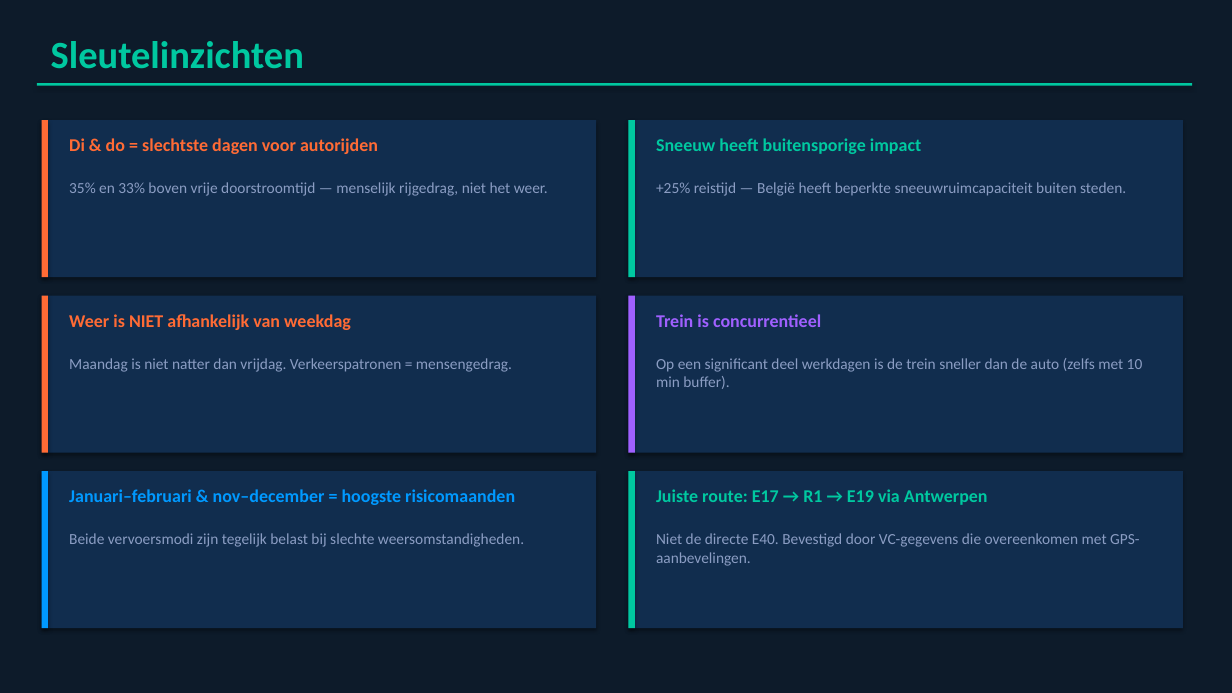
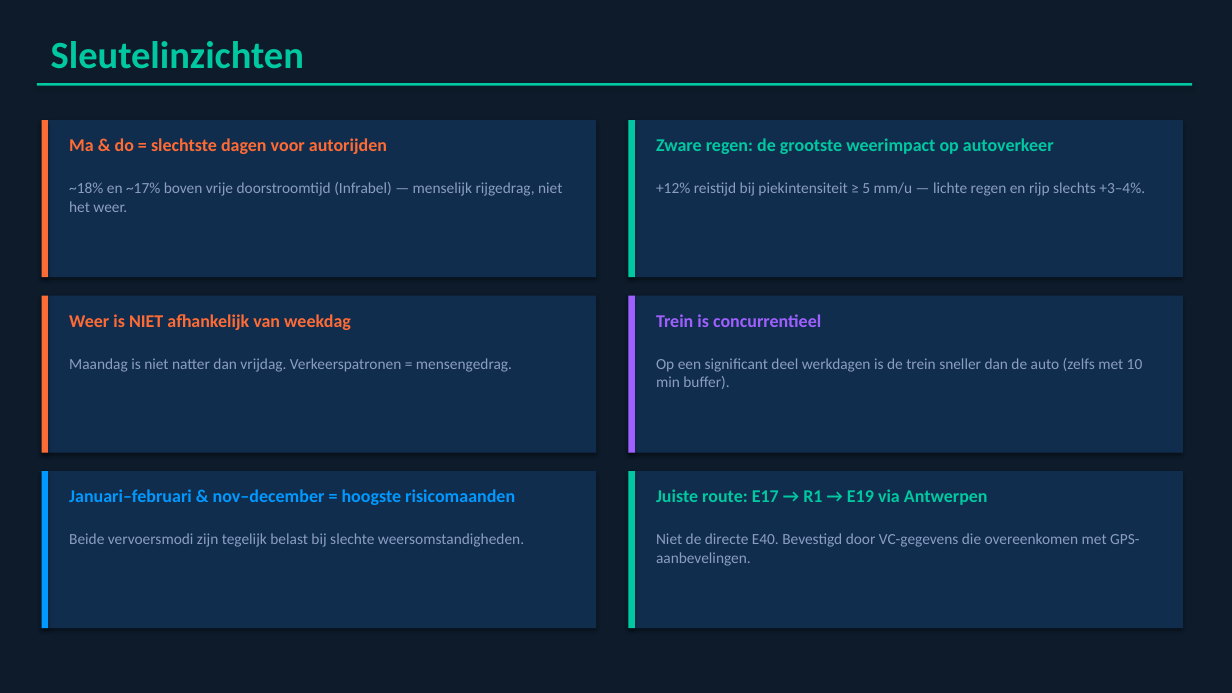
Before and after one commit to MaximeMylle/trafic_forecast_datascience, a slide deck: slide 19 of Gent_Mechelen_Presentatie.pptx (slide 18 before the commit). Drawn at 1232x693 pixels with LibreOffice and Linux fonts; fonts in the diff are those of the drawing. Boxes give left, top, right and bottom in pixels: in the first picture for what was removed or moved away, otherwise in the second. Text is boxed around its words. In the diff, an @@ line names an element or a change of style, - is before the commit and + after.

```diff
--- a/Gent_Mechelen_Presentatie.pptx
+++ b/Gent_Mechelen_Presentatie.pptx
@@ text at (69, 138, 387, 154): text changed @@
-Di & do = slechtste dagen voor autorijden
+Ma & do = slechtste dagen voor autorijden
@@ text at (656, 138, 1054, 154): text changed @@
-Sneeuw heeft buitensporige impact
+Zware regen: de grootste weerimpact op autoverkeer
@@ text at (69, 182, 562, 212): text changed @@
-35% en 33% boven vrije doorstroomtijd — menselijk rijgedrag, niet het weer.
+~18% en ~17% boven vrije doorstroomtijd (Infrabel) — menselijk rijgedrag, niet het weer.
@@ text at (656, 182, 1145, 196): text changed @@
-+25% reistijd — België heeft beperkte sneeuwruimcapaciteit buiten steden.
++12% reistijd bij piekintensiteit ≥ 5 mm/u — lichte regen en rijp slechts +3–4%.
```
Also in this commit, not shown: 2 other slides changed, 1 slide added, 2 other files.
